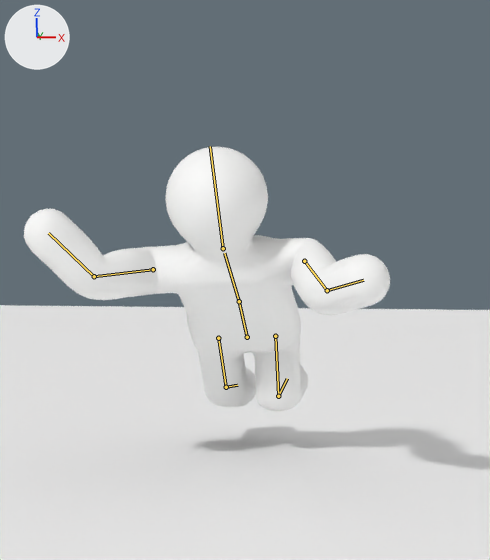
The Blender file blender/character.blend as it was, and as the next commit left it.
One viewpoint serves both versions: the file's camera 'Camera'. The axes (+X, +Y, +Z) are drawn at upper left. The lights are the same throughout. The older version comes first. Both versions are drawn at frame 18 of the action 'Swim'; the numbers are the values there. The bones that change, and the others that lie on the model, are drawn over the model as lines.

Names of what the first picture shows: 'Character', 'Ground'.
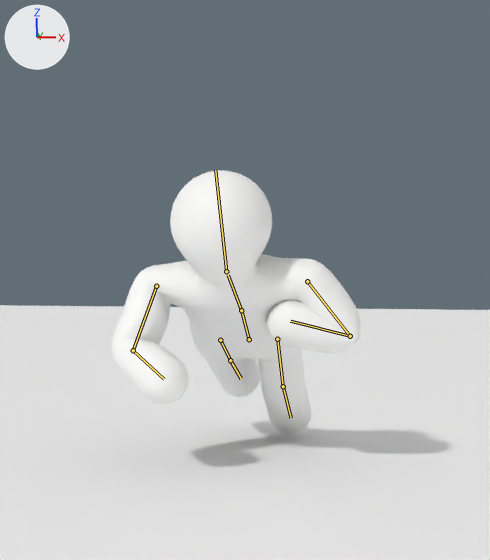
Edits to the bpy script that builds the scene:
```text
Change bone_hips:
    where bone_hips = bpy.data.objects['CharacterRig'].pose.bones['hips']  # child of 'root'
    bone_hips.location: (0.0, -0.07, -0.1) -> (0.0, -0.095, -0.2)
    bone_hips.rotation_quaternion: (0.933, 0.358, -0.013, 0.033) -> (0.906, 0.422, -0.011, 0.024)  # degrees (42, -3, 3) -> degrees (50, -2, 2)
Change bone_spine:
    where bone_spine = bpy.data.objects['CharacterRig'].pose.bones['spine']  # child of 'hips'
    bone_spine.rotation_quaternion: (0.998, 0.065, 0.0, 0.008) -> (0.996, 0.084, 0.0, 0.007)  # degrees (7, 0, 1) -> degrees (10, 0, 1)
Change bone_head:
    where bone_head = bpy.data.objects['CharacterRig'].pose.bones['head']  # child of 'spine'
    bone_head.rotation_quaternion: (0.919, -0.392, 0.0, 0.031) -> (0.889, -0.457, 0.0, 0.028)  # degrees (-46, 1, 3) -> degrees (-54, 1, 3)
Change bone_upper_arm_r:
    where bone_upper_arm_r = bpy.data.objects['CharacterRig'].pose.bones['upper_arm.R']  # child of 'spine'
    bone_upper_arm_r.rotation_quaternion: (0.809, 0.309, 0.0, -0.5) -> (0.829, 0.559, 0.0, 0.01)  # degrees (32, 18, -58) -> degrees (68, -1, 1)
Change bone_forearm_r:
    where bone_forearm_r = bpy.data.objects['CharacterRig'].pose.bones['forearm.R']  # child of 'upper_arm.R'
    bone_forearm_r.rotation_quaternion: (0.903, -0.349, 0.0, -0.251) -> (0.82, 0.572, 0.0, 0.01)  # degrees (-40, -10, -27) -> degrees (70, -1, 1)
Change bone_upper_arm_l:
    where bone_upper_arm_l = bpy.data.objects['CharacterRig'].pose.bones['upper_arm.L']  # child of 'spine'
    bone_upper_arm_l.rotation_quaternion: (0.759, 0.55, 0.0, 0.348) -> (0.938, 0.331, 0.0, -0.102)  # degrees (65, -23, 35) -> degrees (39, 4, -11)
Change bone_forearm_l:
    where bone_forearm_l = bpy.data.objects['CharacterRig'].pose.bones['forearm.L']  # child of 'upper_arm.L'
    bone_forearm_l.rotation_quaternion: (0.952, -0.204, 0.0, 0.23) -> (0.323, 0.782, 0.0, -0.533)  # degrees (-23, 5, 26) -> degrees (114, 57, -39)
Change bone_thigh_r:
    where bone_thigh_r = bpy.data.objects['CharacterRig'].pose.bones['thigh.R']  # child of 'hips'
    bone_thigh_r.rotation_quaternion: (0.992, 0.128, 0.0, 0.0) -> (0.994, -0.112, 0.0, 0.0)  # degrees (15, 0, 0) -> degrees (-13, 0, 0)
Change bone_shin_r:
    where bone_shin_r = bpy.data.objects['CharacterRig'].pose.bones['shin.R']  # child of 'thigh.R'
    bone_shin_r.rotation_quaternion: (0.88, -0.474, 0.0, 0.0) -> (0.999, -0.032, 0.0, 0.0)  # degrees (-57, 0, 0) -> degrees (-4, 0, 0)
Change bone_thigh_l:
    where bone_thigh_l = bpy.data.objects['CharacterRig'].pose.bones['thigh.L']  # child of 'hips'
    bone_thigh_l.rotation_quaternion: (0.927, 0.375, 0.0, 0.0) -> (0.985, 0.173, 0.0, 0.0)  # degrees (44, 0, 0) -> degrees (20, 0, 0)
Change bone_shin_l:
    where bone_shin_l = bpy.data.objects['CharacterRig'].pose.bones['shin.L']  # child of 'thigh.L'
    bone_shin_l.rotation_quaternion: (0.644, -0.765, 0.0, 0.0) -> (0.982, -0.19, 0.0, 0.0)  # degrees (-100, 0, 0) -> degrees (-22, 0, 0)
```

Where the change shows, as pixel boxes (x1, y1, x2, y2) in the pictures (490 x 560 px):
'Character', posed (32% narrower): before (24, 147, 390, 411); after (111, 170, 361, 435)
bone 'hips', root to tip: before (247, 337) to (239, 301); after (249, 339) to (241, 310)
bone 'spine', root to tip: before (239, 301) to (224, 253); after (241, 310) to (228, 275)
bone 'head', root to tip: before (223, 248) to (210, 146); after (226, 271) to (215, 170)
bone 'upper_arm.R', root to tip: before (153, 269) to (94, 276); after (156, 286) to (133, 350)
bone 'forearm.R', root to tip: before (94, 276) to (48, 233); after (133, 350) to (164, 379)
bone 'upper_arm.L', root to tip: before (304, 261) to (327, 290); after (307, 281) to (350, 336)
bone 'forearm.L', root to tip: before (327, 290) to (363, 280); after (350, 336) to (290, 321)
bone 'thigh.R', root to tip: before (218, 338) to (226, 387); after (220, 340) to (230, 360)
bone 'shin.R', root to tip: before (226, 387) to (237, 385); after (230, 360) to (241, 378)
bone 'thigh.L', root to tip: before (275, 336) to (278, 396); after (277, 339) to (283, 386)
bone 'shin.L', root to tip: before (278, 396) to (287, 378); after (283, 386) to (291, 418)
